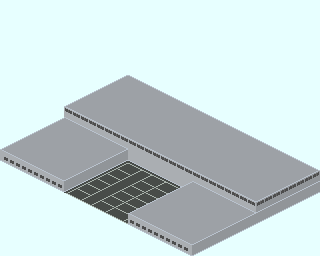
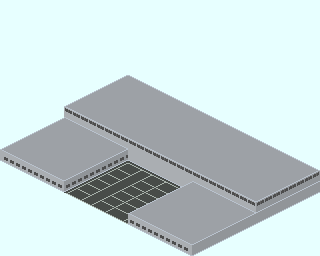
Revision of a layered w=320, h=256 image; what changed, layer by layer:
painted on "Base_Plate_3x6.png" over [66, 155, 128, 188]
